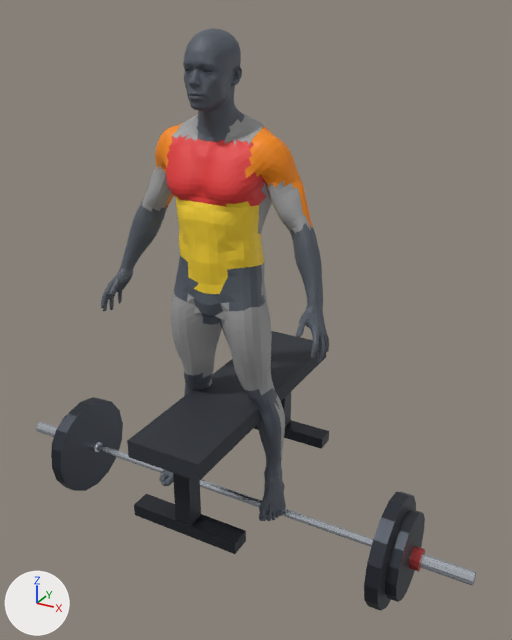
Before and after pictures for a commit that changed the Blender file assets_3d/source_blend/chest_barbell_bench_press.blend.
The view is the same before and after, from a camera (50 mm lens) standing at (1.28, -2.06, 1.84) and looking at (0.07, 0.15, 0.73). The lights are fixed; the arrows at lower left show +X, +Y and +Z. The picture after the commit comes second.

In view in the first picture: 'Body_Head_Neck', 'Body_Joints_Hands_Feet', 'Equip_Barbell', 'Equip_Bench', 'Mesh_Muscle_Abs_Core', 'Mesh_Muscle_Biceps', 'Mesh_Muscle_Chest', 'Mesh_Muscle_Quads', 'Mesh_Muscle_Shoulders', 'Mesh_Muscle_Traps' and 5 more.
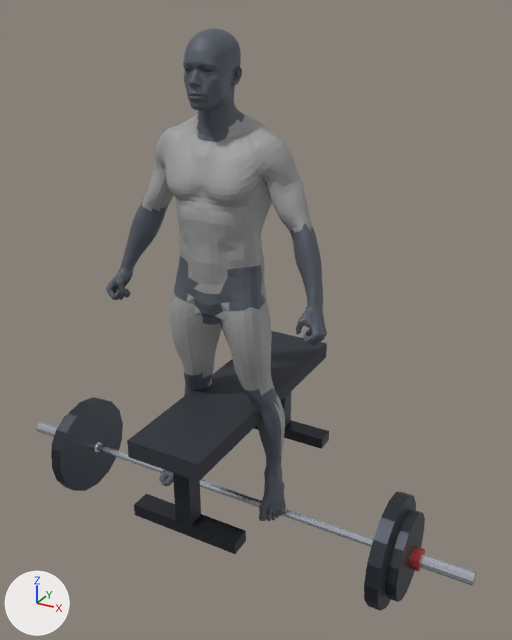
Patch to the scene script:
```diff
--- a/assets_3d/source_blend/chest_barbell_bench_press.blend.py
+++ b/assets_3d/source_blend/chest_barbell_bench_press.blend.py
@@ mat_mat_muscle_chest @@
 mat_mat_muscle_chest = principled_material('Mat_Muscle_Chest')
-mat_mat_muscle_chest.base_color = (0.78, 0.04, 0.04)  # red #e53838
+mat_mat_muscle_chest.base_color = (0.341, 0.341, 0.341)  # grey #9e9e9e
 mat_mat_muscle_chest.metallic = 0.05
@@ mat_mat_muscle_shoulders @@
 mat_mat_muscle_shoulders = principled_material('Mat_Muscle_Shoulders')
-mat_mat_muscle_shoulders.base_color = (0.95, 0.26, 0.0)  # orange #f98b00
+mat_mat_muscle_shoulders.base_color = (0.341, 0.341, 0.341)  # grey #9e9e9e
 mat_mat_muscle_shoulders.metallic = 0.05
@@ mat_mat_muscle_abs_core @@
 mat_mat_muscle_abs_core = principled_material('Mat_Muscle_Abs_Core')
-mat_mat_muscle_abs_core.base_color = (0.98, 0.68, 0.03)  # yellow #fdd730
+mat_mat_muscle_abs_core.base_color = (0.341, 0.341, 0.341)  # grey #9e9e9e
 mat_mat_muscle_abs_core.metallic = 0.05
```

Pixel boxes [x1, y1, x2, y2] of what changed, in the pictures (512 x 640 px):
'Mesh_Muscle_Abs_Core', recoloured (yellow to grey): [175, 196, 264, 294] in both
'Mesh_Muscle_Chest', recoloured (red to grey): [165, 135, 266, 207] in both
'Mesh_Muscle_Shoulders', recoloured (orange to grey): [155, 123, 303, 184] in both
